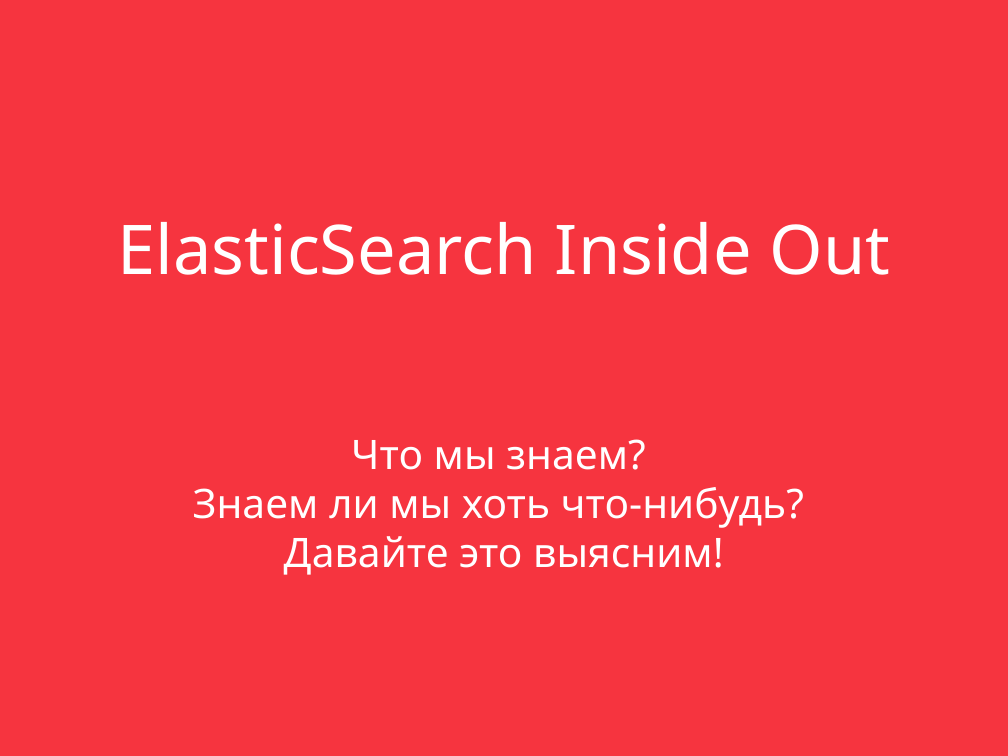
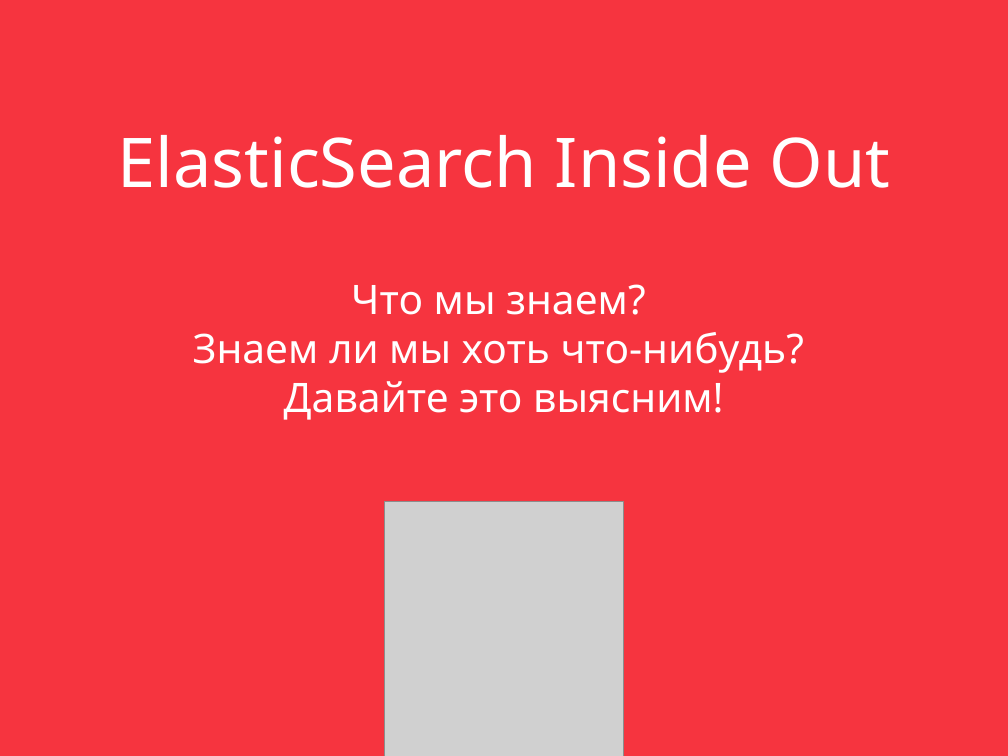
Before and after one commit to ayte-io/slides, a slide deck: slide 1 of src/etki/2018/12/elasticsearch-inside-out/elasticsearch-inside-out.pptx. Drawn at 1008x756 pixels with LibreOffice and Linux fonts; fonts in the diff are those of the drawing; grey boxes stand for pictures. Boxes give left, top, right and bottom in pixels: in the first picture for what was removed or moved away, otherwise in the second. Text is boxed around its words. In the diff, an @@ line names an element or a change of style, - is before the commit and + after.

```diff
--- a/src/etki/2018/12/elasticsearch-inside-out/elasticsearch-inside-out.pptx
+++ b/src/etki/2018/12/elasticsearch-inside-out/elasticsearch-inside-out.pptx
@@ text "ElasticSearch Inside Out" moved from (x1=117, y1=222, x2=891, y2=275) to (x1=117, y1=135, x2=891, y2=188) @@
@@ text "Что мы знаем?" moved from (x1=193, y1=439, x2=804, y2=575) to (x1=193, y1=284, x2=804, y2=420) @@
@@ picture added at (x1=385, y1=501, x2=624, y2=756) @@
```
Also in this commit, not shown: 15 other slides changed, 15 slides added, 6 slides removed, 22 other files.
